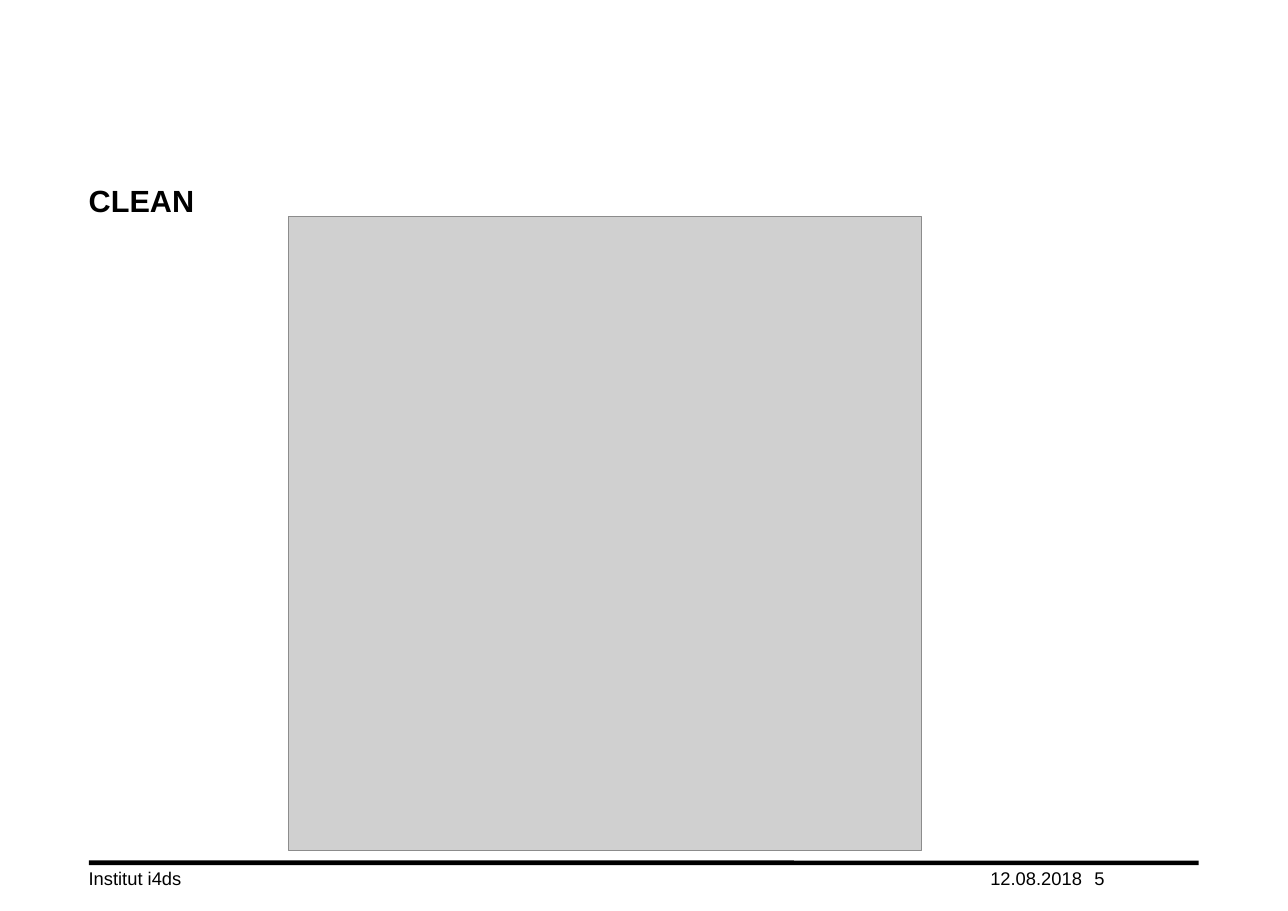
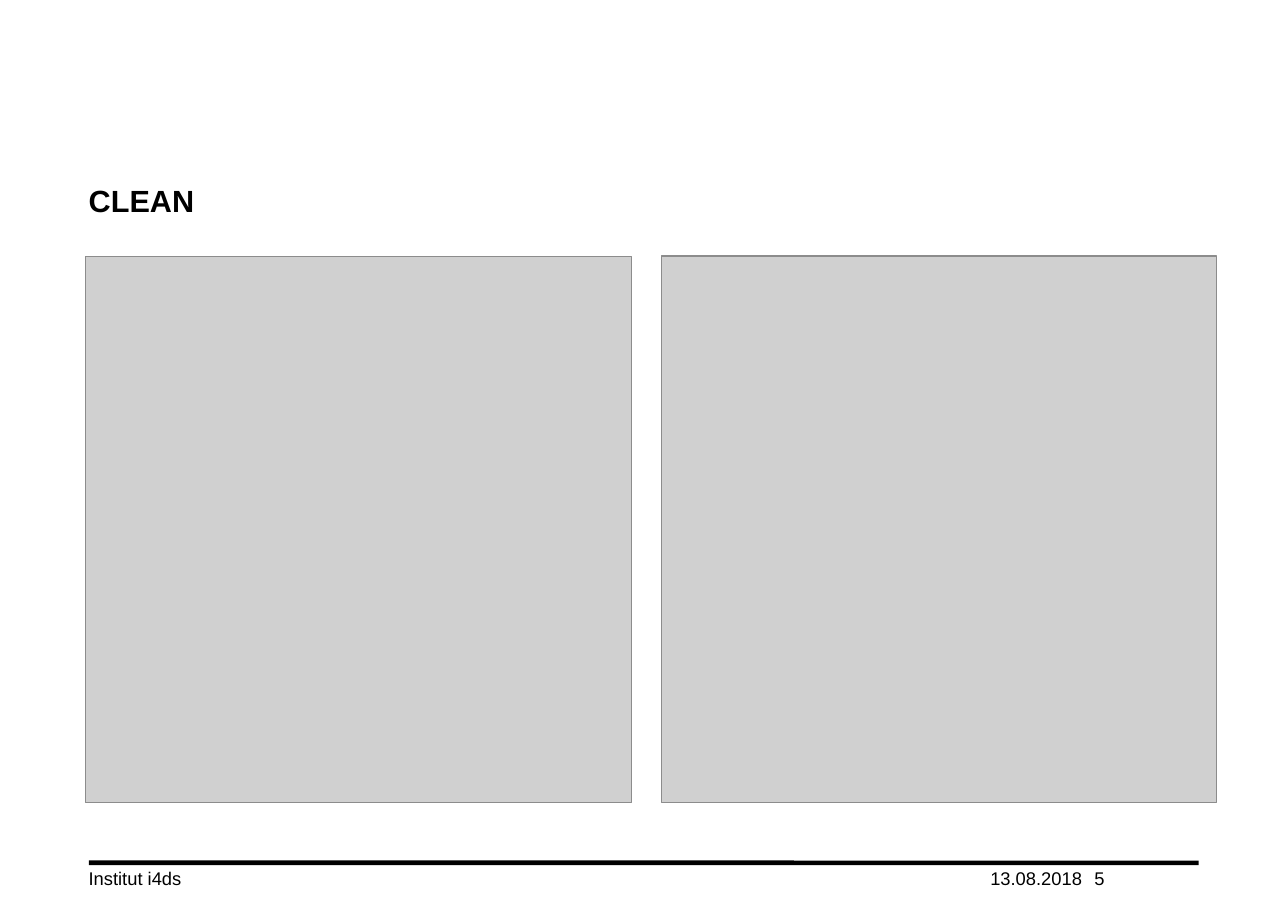
Before and after one commit to lord-blueberry/p7-doc, a slide deck: slide 5 of ppt/praes.pptx. Drawn at 1288x911 pixels with LibreOffice and Linux fonts; fonts in the diff are those of the drawing; grey boxes stand for pictures; background and template pictures are left out. Boxes give left, top, right and bottom in pixels: in the first picture for what was removed or moved away, otherwise in the second. Text is boxed around its words. In the diff, an @@ line names an element or a change of style, - is before the commit and + after.

```diff
--- a/ppt/praes.pptx
+++ b/ppt/praes.pptx
@@ picture added at <box>86,257,632,803</box> @@
@@ picture: place and size @@
-picture at <box>289,217,922,851</box>
+picture at <box>661,256,1216,802</box>
@@ text at <box>990,872,1082,885</box>: text changed @@
-12.08.2018
+13.08.2018
```
Also in this commit, not shown: 9 other slides changed, 1 slide added, 2 slides removed, 1 other file.
